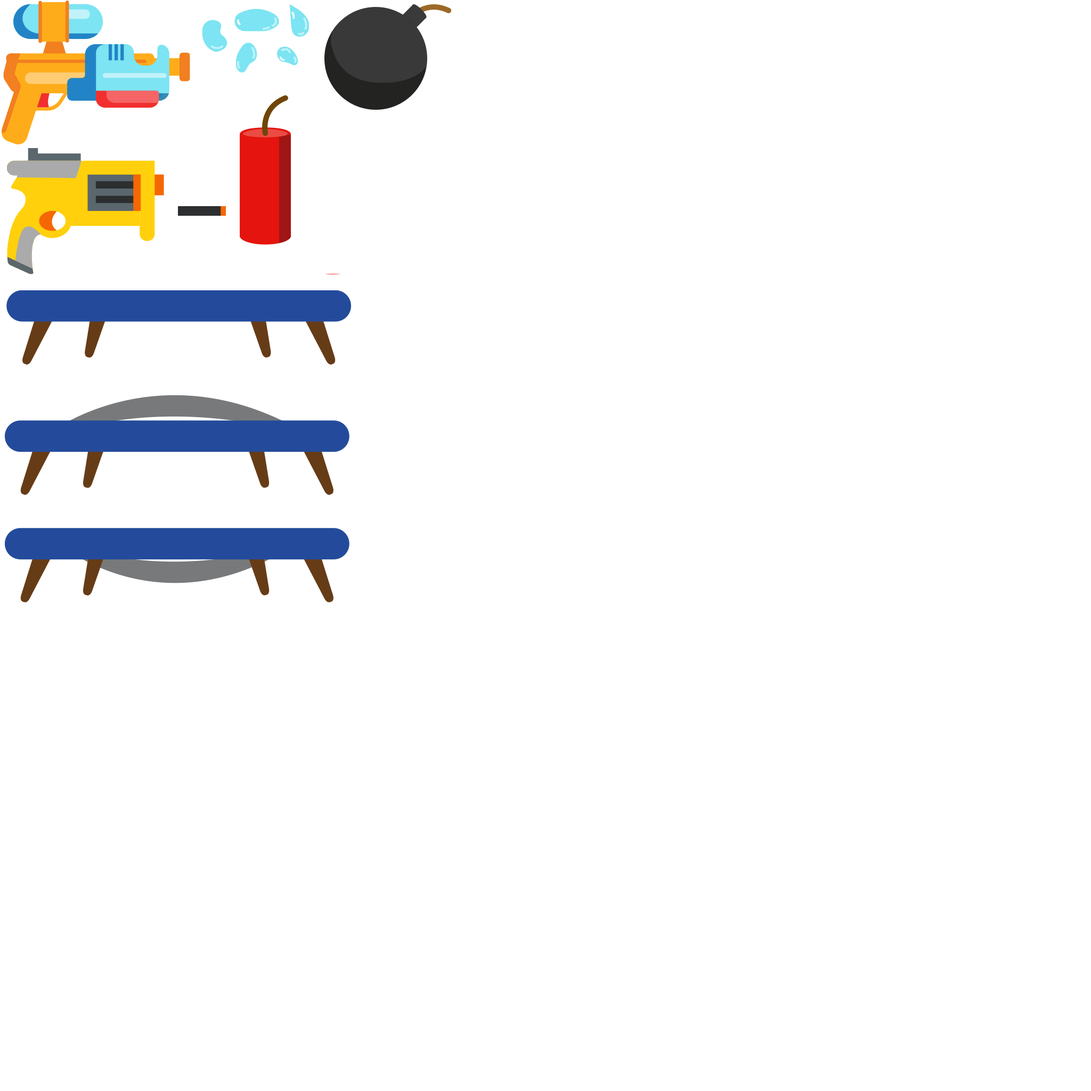
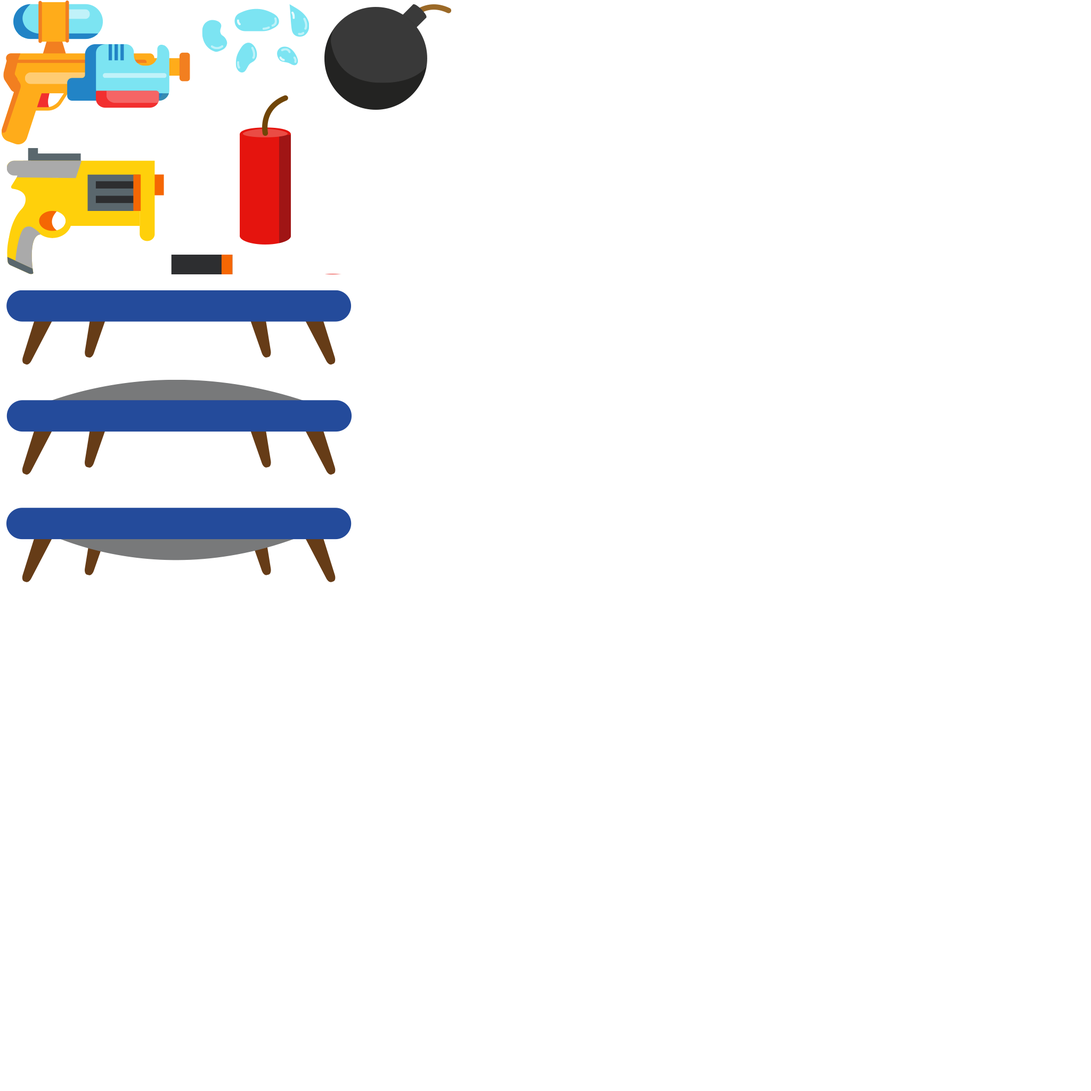
Layers edited between the first and the second 1091x1091 image:
added layer "Слой 3" above "tramplin" over 6, 379, 352, 583
painted on "tramplin" over 4, 394, 350, 603
added layer "Слой 2" above "nerf_patron" over 171, 254, 233, 275
painted on "nerf_patron" over 178, 206, 226, 216
